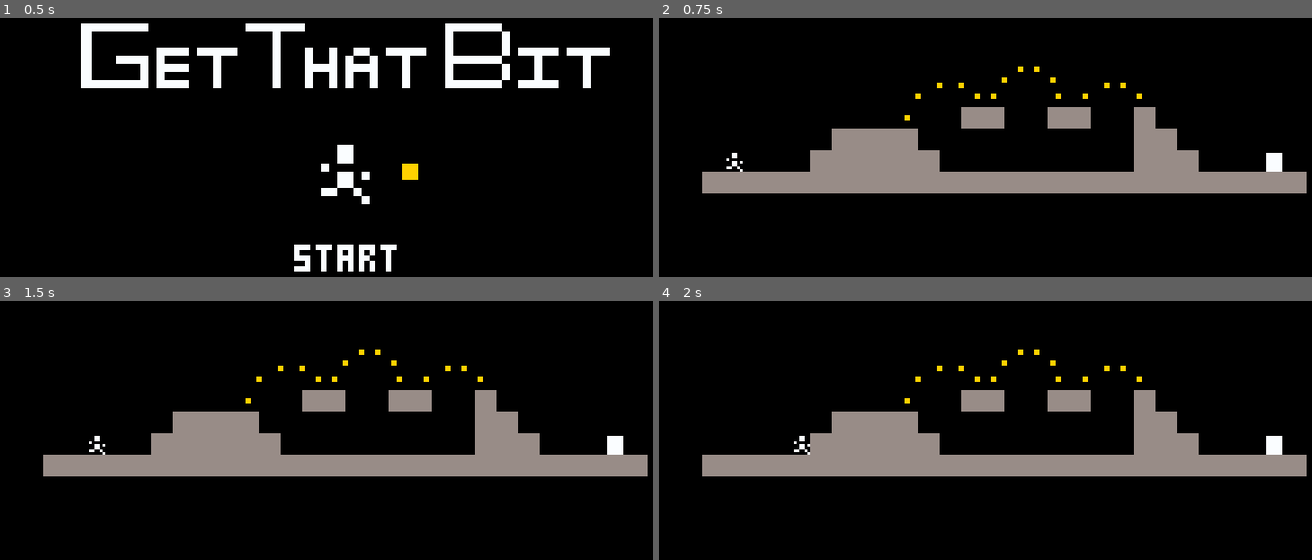
Above: before the commit, frames 1-4 (two rows, left to right).
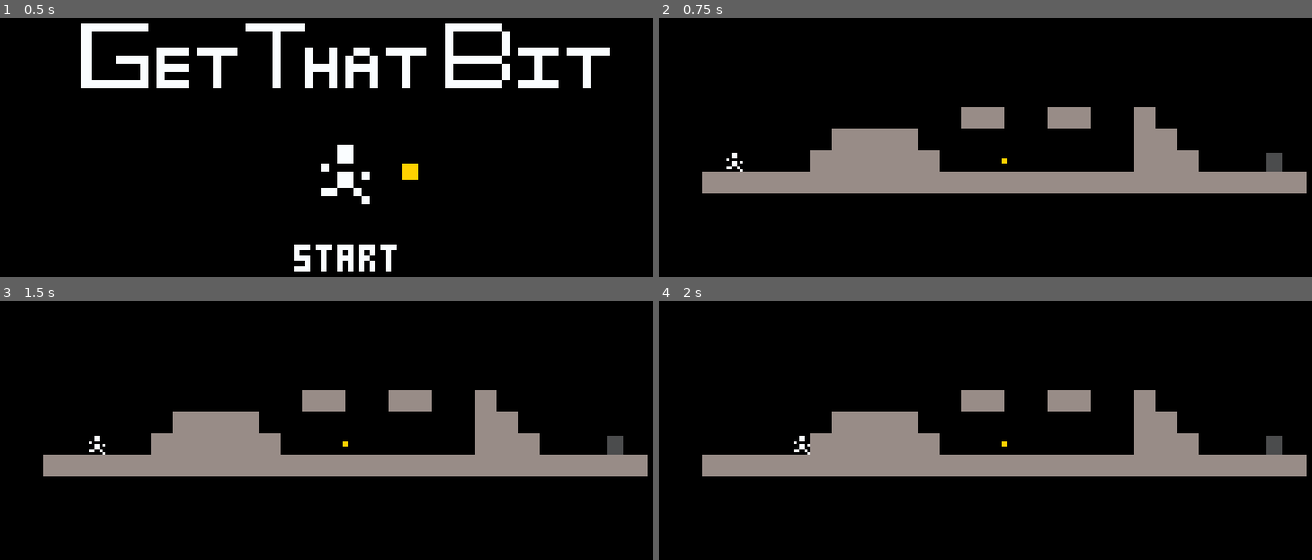
Above: after the commit, the same moments.

Repository: sugarvoid/cave-and-jumps
Game: Godot game, scene res://menu/title_screen.tscn
The game is run twice, just before and just after one commit, with the same random seed, the same clock (stepped at 60 frames per second) and the same inputs.
Inputs (mouse positions are in pixels of both pictures, inside the frame that each line leads up to):
- Up to frame 1 (0.5 s): no input
- Up to frame 2 (0.75 s): click (1005, 258) at 0.5 s
- Up to frame 3 (1.5 s): tap Enter at 1.25 s; hold D (right) from 1.28 s (still down)
- Up to frame 4 (2 s): keep holding D (right); tap Space (jump) at 1.52 s

Frame 1 is identical in both runs. In frame 2, 0.5% of the frame differs, in the area x 37-96%, y 18-60%; in frame 3, 0.5%; in frame 4, 0.5%.

Commit message:
Add door opens when all bits are collected

Diff:
--- /dev/null
+++ b/src/level/bits.gd
@@ -0,0 +1,8 @@
+extends Node2D
+
+signal all_bits_got
+
+func _physics_process(delta):
+	if get_child_count() == 0:
+		emit_signal("all_bits_got")
+		set_physics_process(false)
--- a/src/level/level_base_class.tscn
+++ b/src/level/level_base_class.tscn
@@ -1,16 +1,10 @@
-[gd_scene load_steps=7 format=3 uid="uid://drnvpf6phtffr"]
+[gd_scene load_steps=6 format=3 uid="uid://drnvpf6phtffr"]
 
 [ext_resource type="TileSet" uid="uid://6svdexcly2mi" path="res://level/TileSet000.tres" id="1_jlnk1"]
 [ext_resource type="PackedScene" uid="uid://7vyxa0r88jw1" path="res://character/character.tscn" id="1_pana2"]
 [ext_resource type="PackedScene" uid="uid://bp85158dwc5vy" path="res://object/door.tscn" id="2_fcks6"]
+[ext_resource type="Script" path="res://level/bits.gd" id="4_3egle"]
 [ext_resource type="PackedScene" uid="uid://b6tgfty1qdw4a" path="res://object/bit.tscn" id="4_8g17u"]
-
-[sub_resource type="TileSetScenesCollectionSource" id="TileSetScenesCollectionSource_r1dqc"]
-scenes/1/scene = ExtResource("4_8g17u")
-
-[sub_resource type="TileSet" id="TileSet_pon6i"]
-tile_size = Vector2i(2, 2)
-sources/0 = SubResource("TileSetScenesCollectionSource_r1dqc")
 
 [node name="LevelBaseClass" type="Node2D"]
 
@@ -24,7 +18,10 @@
 [node name="Door" parent="." instance=ExtResource("2_fcks6")]
 position = Vector2(228, 76)
 
-[node name="Bits" type="TileMap" parent="."]
-position = Vector2(1, 1)
-tile_set = SubResource("TileSet_pon6i")
-format = 2
+[node name="Bits" type="Node2D" parent="."]
+script = ExtResource("4_3egle")
+
+[node name="Bit" parent="Bits" instance=ExtResource("4_8g17u")]
+position = Vector2(128, 76)
+
+[connection signal="all_bits_got" from="Bits" to="Door" method="_open_door"]
--- a/src/object/bit.gd
+++ b/src/object/bit.gd
@@ -4,11 +4,9 @@
 
 @onready var collision = $CollisionShape2D
 
-func _bit_picked_up():
-	picked_up = true
-	collision.set_deferred("disabled", true)
-	queue_free()
 
 func _on_body_entered(body):
-	if body is Character:
-		_bit_picked_up()
+	if body is Character and not picked_up:
+		picked_up = true
+		collision.set_deferred("disabled", true)
+		self.call_deferred("queue_free")
--- a/src/object/door.gd
+++ b/src/object/door.gd
@@ -1,6 +1,18 @@
 extends Area2D
+
+var door_open = false
+
+@onready var sprite_2d = $Sprite2D
+
+
+func _ready():
+	sprite_2d.modulate = Color(1, 1, 1, 0.3)
+
+func _open_door():
+	door_open = true
+	sprite_2d.modulate = Color(1, 1, 1, 1)
 
 
 func _on_body_entered(body):
-	if body is Character:
+	if body is Character and door_open:
 		Game.go_to_next_level()
